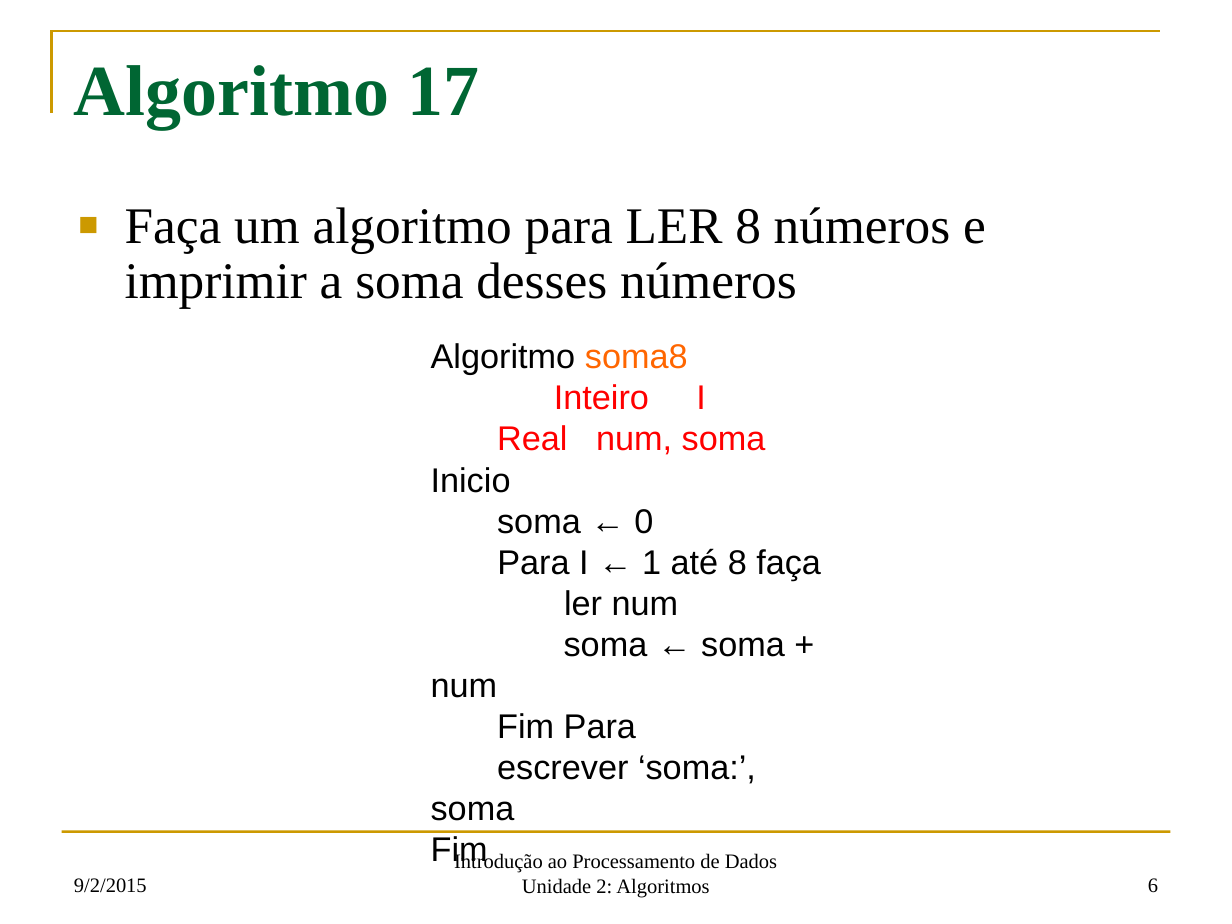
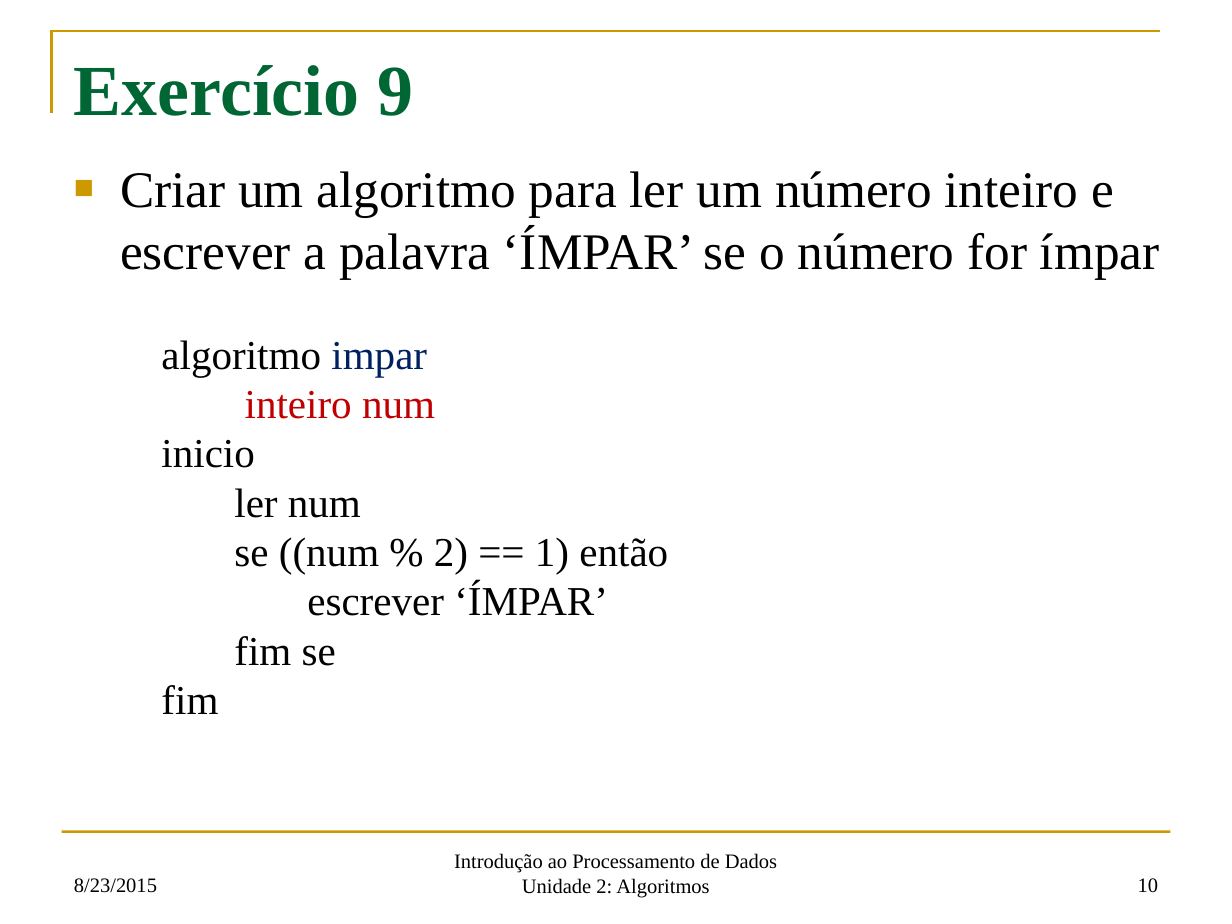
Before and after one commit to fsantanna-uerj/IPD, a slide deck: slide 10 of oficial/ipd-03.pptx (slide 6 before the commit). Drawn at 1232x924 pixels with LibreOffice and Linux fonts; fonts in the diff are those of the drawing. Boxes give left, top, right and bottom in pixels: in the first picture for what was removed or moved away, otherwise in the second. Text is boxed around its words. In the diff, an @@ line names an element or a change of style, - is before the commit and + after.

```diff
--- a/oficial/ipd-03.pptx
+++ b/oficial/ipd-03.pptx
@@ title at bbox=[74, 65, 414, 116]: text changed @@
-Algoritmo 17
+Exercício 9
@@ text at bbox=[120, 171, 1160, 280]: text changed @@
-■ Faça um algoritmo para LER 8 números e imprimir a soma desses números
+■ Criar um algoritmo para ler um número inteiro e escrever a palavra ‘ÍMPAR’ se o número for ímpar
@@ text added at bbox=[161, 340, 668, 714], 24 pt, text #000000 @@
+algoritmo impar
+inteiro num
+inicio
+ler num
+se ((num % 2) == 1) então
+escrever ‘ÍMPAR’
+fim se
+fim
@@ text removed at bbox=[431, 343, 821, 784] @@
-Algoritmo soma8
-Inteiro I
-Real num, soma
-Inicio
-soma ← 0
-Para I ← 1 até 8 faça
-ler num
-soma ← soma + num
-Fim Para
-escrever ‘soma:’, soma
-Fim
@@ text at bbox=[74, 878, 157, 893]: text changed @@
-9/2/2015
+8/23/2015
@@ page number at bbox=[1138, 878, 1158, 893]: text changed @@
-6
+10
```
Also in this commit, not shown: 9 other slides changed, 12 slides added, 11 slides removed, 5 other files.
